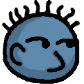
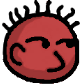
Before/after of a 84 x 84 layered artwork. What changed in the layer stack:
added layer "Scaled copy" above "Scaled" over [4, 1, 80, 84]
hid "Scaled" over [4, 1, 80, 84]
